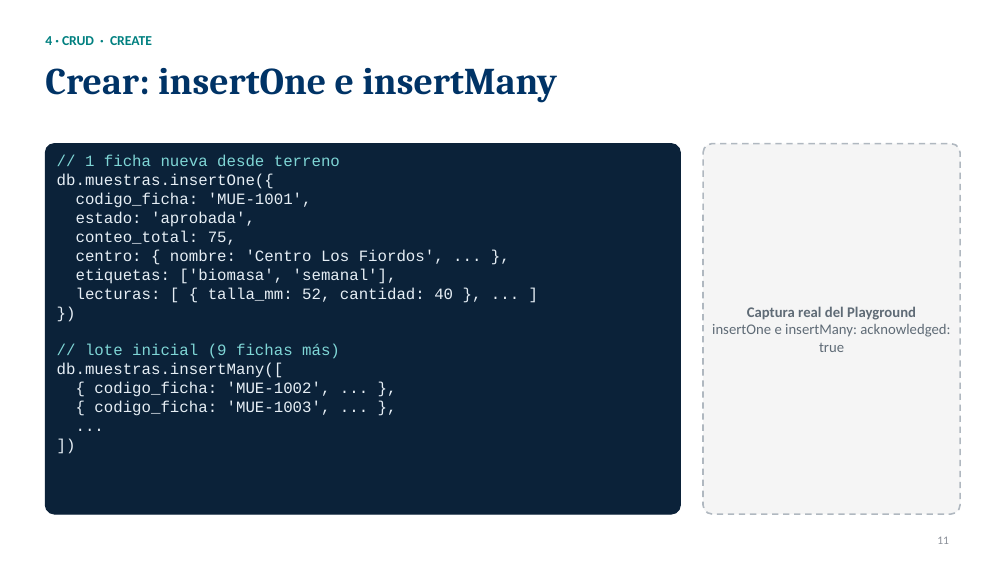
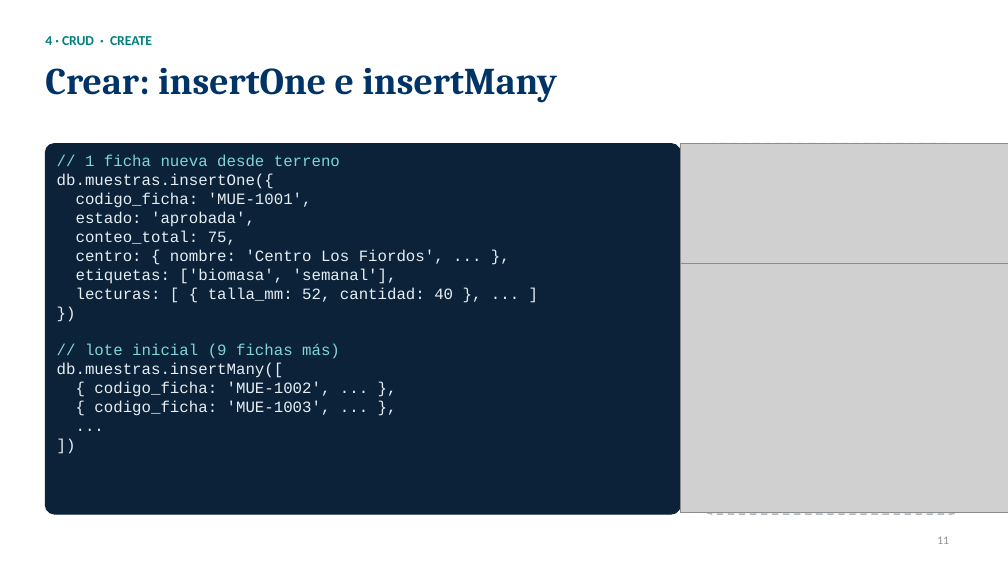
Before and after one commit to DevVivas/aldemar-nosql-migration, a slide deck: slide 11 of AquaMuestra_NoSQL.pptx. Drawn at 1008x567 pixels with LibreOffice and Linux fonts; fonts in the diff are those of the drawing; grey boxes stand for pictures. Boxes give left, top, right and bottom in pixels: in the first picture for what was removed or moved away, otherwise in the second. Text is boxed around its words. In the diff, an @@ line names an element or a change of style, - is before the commit and + after.

```diff
--- a/AquaMuestra_NoSQL.pptx
+++ b/AquaMuestra_NoSQL.pptx
@@ picture added at box(681, 144, 1008, 263) @@
@@ picture added at box(681, 263, 1008, 512) @@
@@ text removed at box(712, 306, 950, 352) @@
-Captura real del Playground
-insertOne e insertMany: acknowledged: true
```
Also in this commit, not shown: 4 other slides changed, 1 other file.
